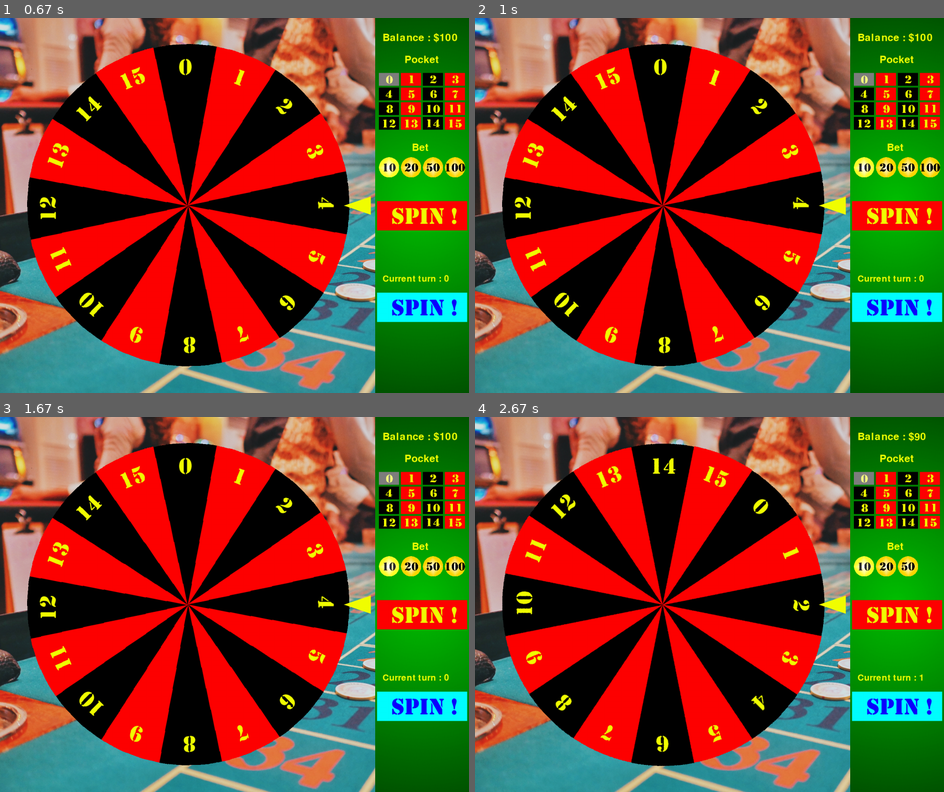
Above: before the commit, frames 1-4 (two rows, left to right).
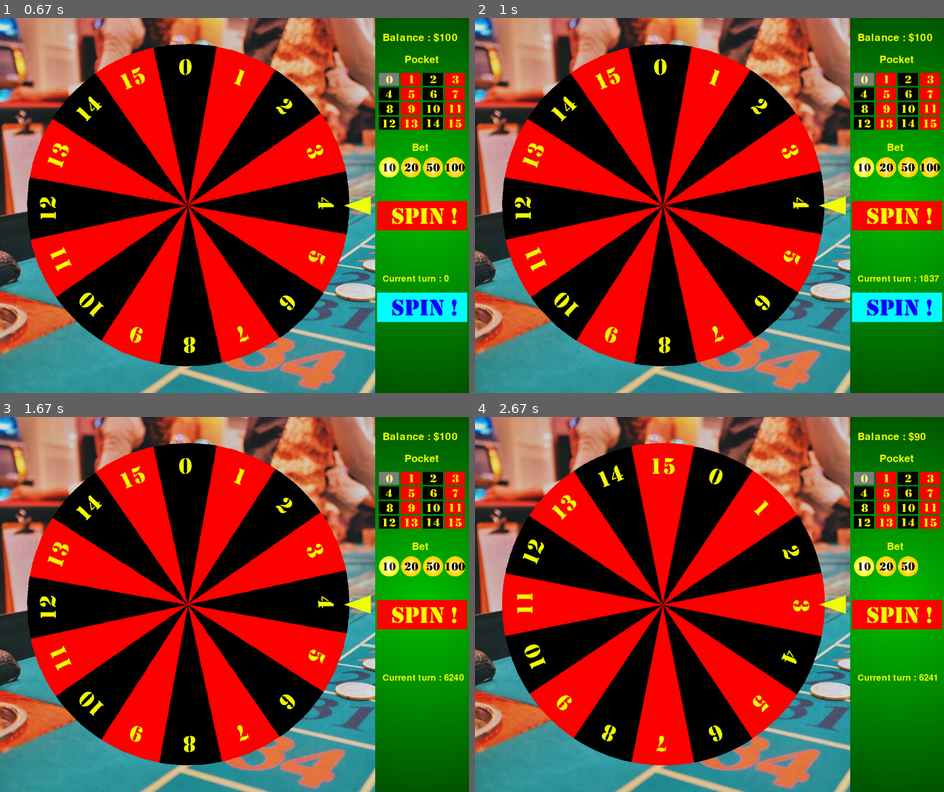
Above: after the commit, the same moments.

Repository: mehradn7/cryptocasino
Game: pygame game, started from main.py
Two runs of this game, one before a commit and one after it. Both use one fixed random seed, a clock stepped at 60 frames per second and the inputs below.
Inputs (mouse positions are in pixels of both pictures, inside the frame that each line leads up to):
- Up to frame 1 (0.67 s): hold F3 from 0.33 s (still down); move the mouse to (215, 220) at 0.37 s
- Up to frame 2 (1 s): release F3 at 0.8 s; tap T at 0.83 s
- Up to frame 3 (1.67 s): no input
- Up to frame 4 (2.67 s): click (897, 615) at 1.75 s; tap T at 2.53 s

Frame 1 is identical in both runs. In frame 2, less than 0.1% of the frame differs, in the area x 94-99%, y 68-71%; in frame 3, 1.6%; in frame 4, 48%, in the area x 5-100%, y 0-94%.

Commit message:
readded T key detection to do fast forward

Diff:
--- a/events.py
+++ b/events.py
@@ -60,7 +60,10 @@
 
             pygame.display.flip()
 
-        if event.type == pygame.MOUSEBUTTONDOWN:
+        elif (event.type == pygame.KEYDOWN and event.key == pygame.K_t):
+            self.fast_forward()
+
+        elif event.type == pygame.MOUSEBUTTONDOWN:
             # handle click on launch button
             if self.window_manager.launch_button.rect.collidepoint(event.pos):
                 event_kspace = pygame.event.Event(pygame.KEYDOWN)
@@ -95,7 +98,7 @@
 
             pygame.display.flip()
 
-        if event.type == pygame.MOUSEMOTION:
+        elif event.type == pygame.MOUSEMOTION:
             # handle click to update the model (pocket_sprites)
             for button in self.window_manager.pocket_sprites.sprites():
                 if self.model.pocket != button.pocketNumber:
@@ -119,8 +122,6 @@
 
             f = open("demo_" + str(mode) + ".txt", "a+")
 
-            #self.window_manager.simulate_fast_forward(self.model, nbOutputTarget)
-
             while (self.model.prng.nbOutput < nbOutputTarget):
                 self.model.compute_next_value() # compute next random pocket
                 self.window_manager.blitSideMenu(self.model)
